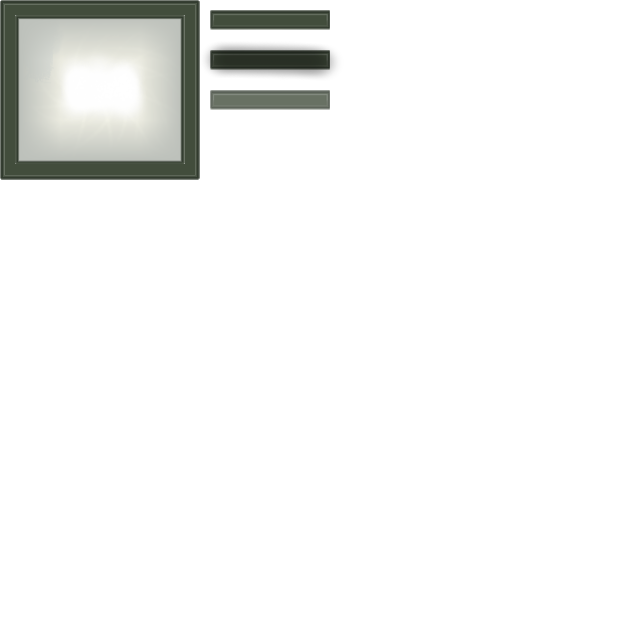
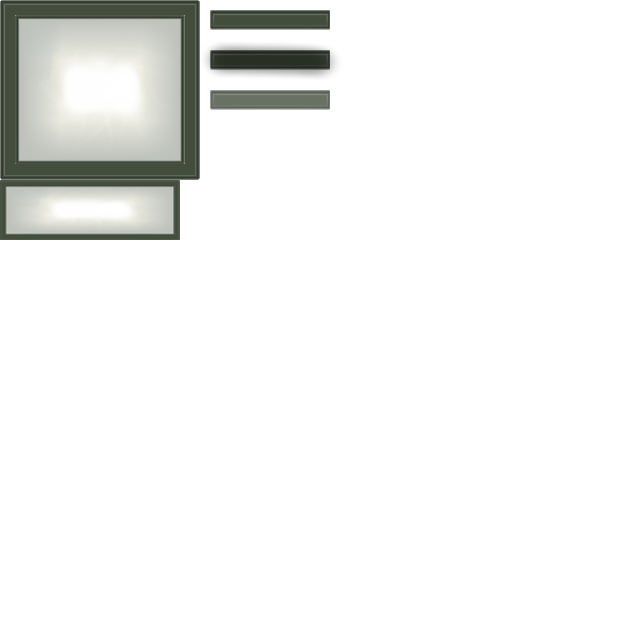
Comparing the layer stacks of the two 640x640 images. Changes:
moved "Paint Layer 1 Merged" (1st of 5) above "Paint Layer 1 Merged", painted on it over [0,180,180,240]